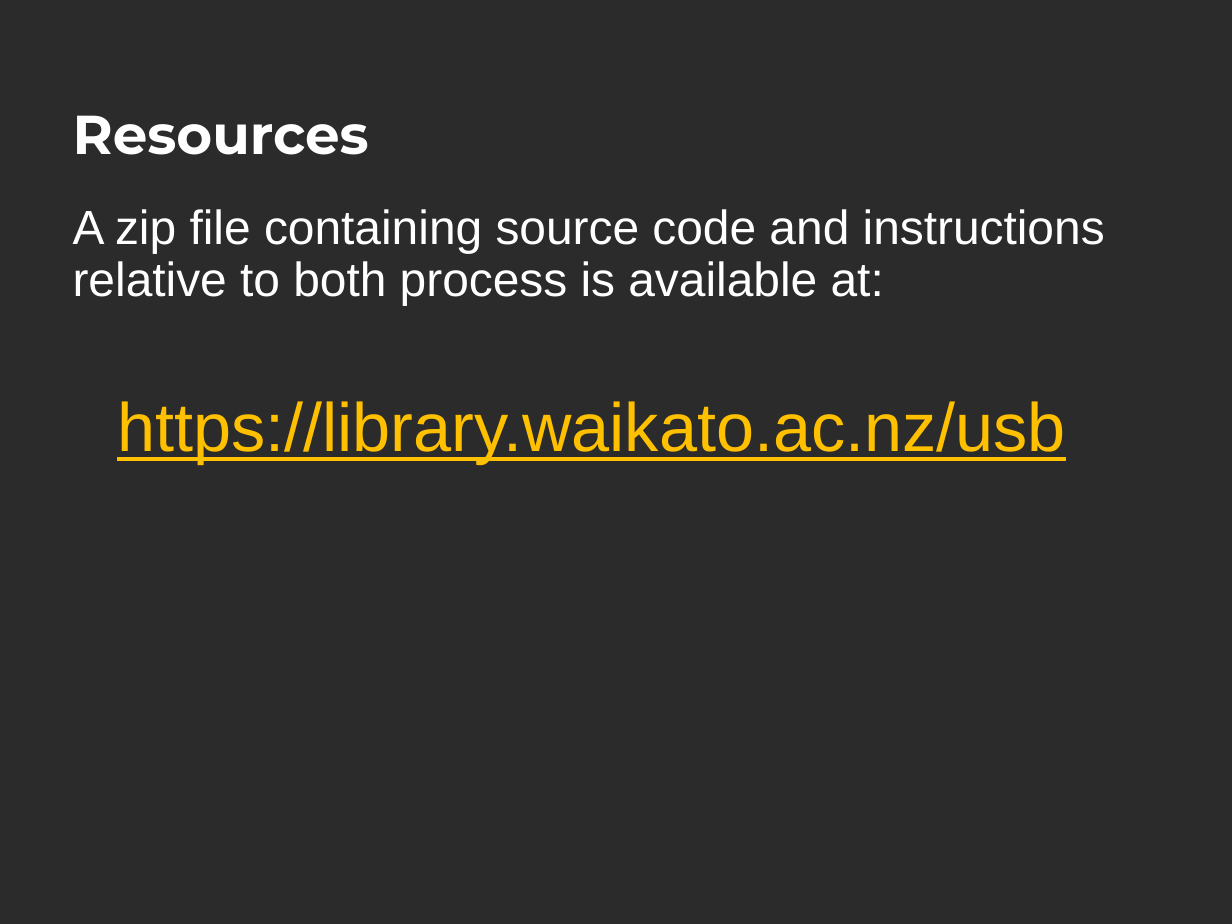
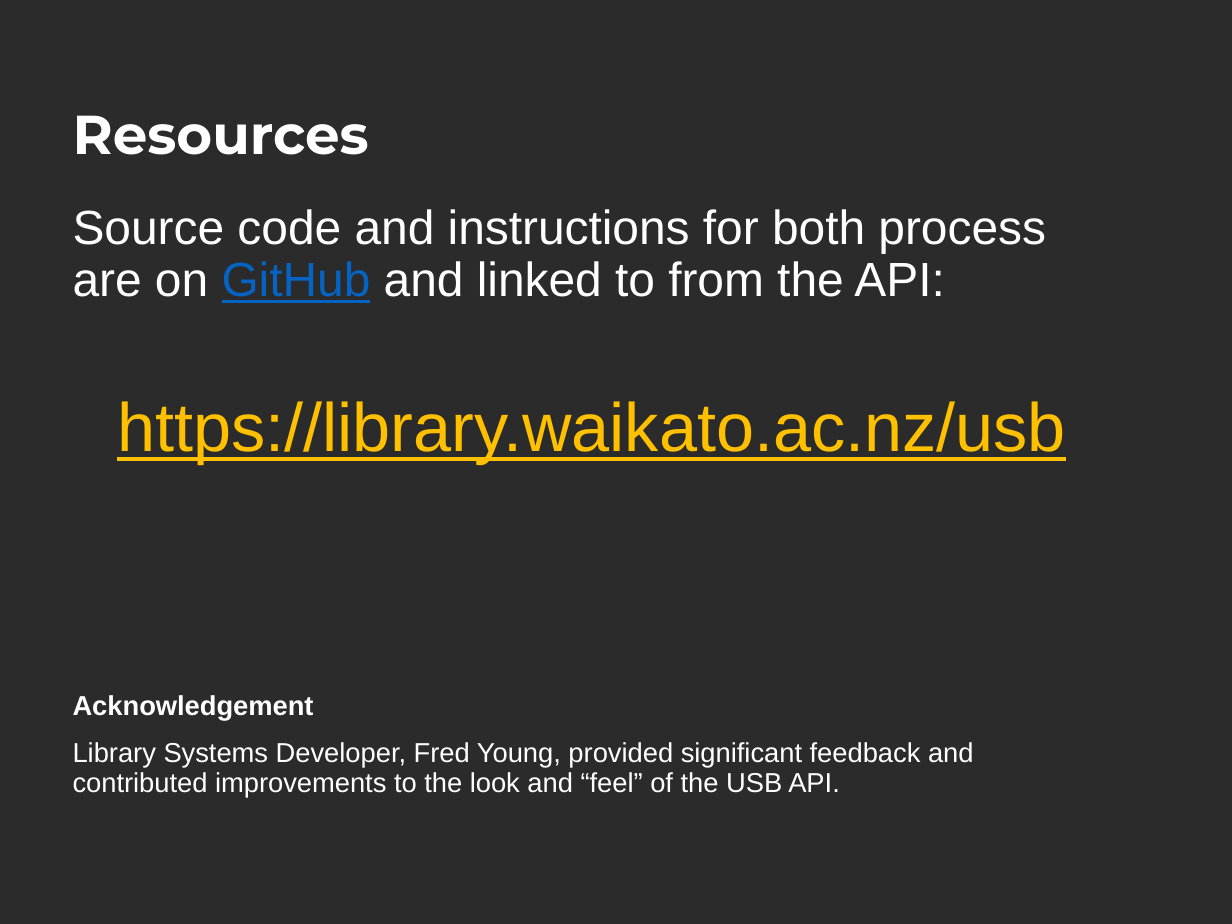
Before and after one commit to university-of-waikato-library/usb, a slide deck: slide 12 of Slides/Stone USB - Std.pptx. Drawn at 1232x924 pixels with LibreOffice and Linux fonts; fonts in the diff are those of the drawing; background and template pictures are left out; a plain dark background stands for a picture behind light text. Boxes give left, top, right and bottom in pixels: in the first picture for what was removed or moved away, otherwise in the second. Text is boxed around its words. In the diff, an @@ line names an element or a change of style, - is before the commit and + after.

Commit message:
Added acknowledgement to last slide
Acknowledgement
Library Systems Developer, Fred Young, provided significant feedback and contributed improvements to the look and “feel” of the USB API.

```diff
--- a/Slides/Stone USB - Std.pptx
+++ b/Slides/Stone USB - Std.pptx
@@ text at <box>73,209,1046,303</box>: text changed @@
-A zip file containing source code and instructions relative to both process is available at:
+Source code and instructions for both process are on GitHub and linked to from the API:
@@ text at <box>73,695,974,797</box>: paragraphs added @@
+Acknowledgement
+Library Systems Developer, Fred Young, provided significant feedback and contributed improvements to the look and “feel” of the USB API.
```
Also in this commit, not shown: 1 other file.
